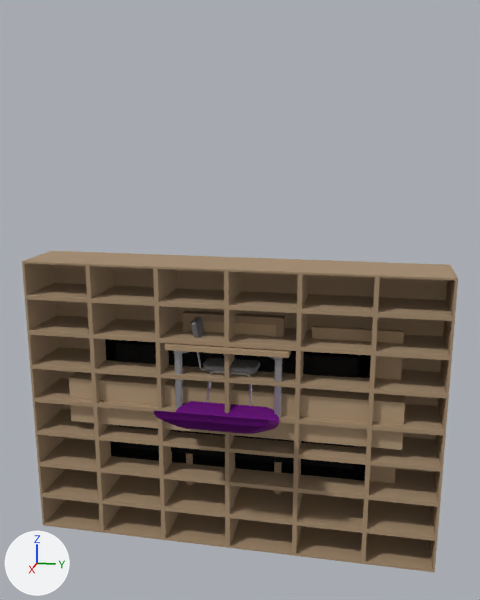
A saved change to the Blender file assets/3d/main.blend.
The view is the same before and after, from a 50 mm camera at (14.46, 3.05, 6.15) aimed at (0.47, 0.25, 2.65). Lighting does not change. The marker at lower left points along +X, +Y and +Z. The older version comes first.

Names of what the first picture shows: 'Chair Base', 'FoodBox', 'FoodBox Open', 'Glass Door', 'Outer Door', 'Skrinka', 'TV', 'TV Skrinka', 'Table', 'Wooden Door'.
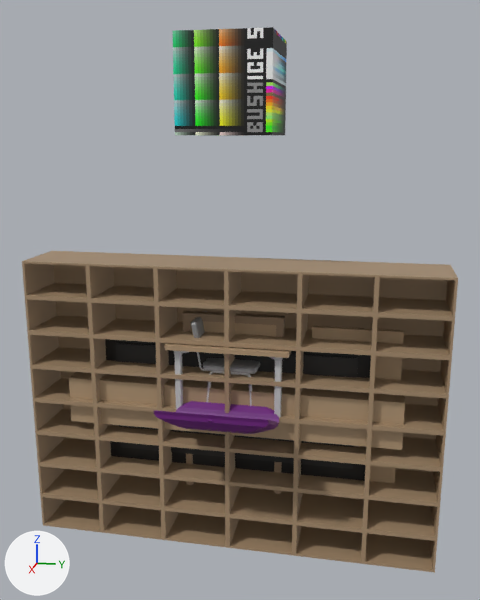
What the commit changed:
Material 'pixpal for retards' (mat_pixpal_for_retards) is new.
Its texture is img_imphenziapixpal_basecolor_png.
me_cube_004 has 16 vertices, 14 faces and spans x -0.1..0.1, y -1.18..1.18, z -2.2..2.18.
me_cube_004 no longer uses material mat_pixpal.
me_cube_004 gains material mat_pixpal_for_retards (picture img_imphenziapixpal_basecolor_png).
me_cube_005 has 334 vertices, 302 faces and spans x -0.87..0.87, y -1.4..1.4, z 0.0..1.62.
me_cube_005 no longer uses material mat_pixpal.
me_cube_005 gains material mat_pixpal_for_retards (picture img_imphenziapixpal_basecolor_png).
me_cylinder_003 has 334 vertices, 329 faces and spans x -0.63..0.63, y -0.89..0.65, z 0.0..2.11.
me_cylinder_003 no longer uses material mat_pixpal.
me_cylinder_003 gains material mat_pixpal_for_retards (picture img_imphenziapixpal_basecolor_png).
me_cube_010 has 56 vertices, 54 faces and spans x -0.08..0.12, y -3.27..3.27, z -1.79..1.72.
me_cube_010 no longer uses material mat_pixpal.
me_cube_010 gains material mat_pixpal_for_retards (picture img_imphenziapixpal_basecolor_png).
me_cube_009 has 52 vertices, 50 faces and spans x -0.55..0.55, y -3.9..3.9, z -0.55..0.55.
me_cube_009 no longer uses material mat_pixpal.
me_cube_009 gains material mat_pixpal_for_retards (picture img_imphenziapixpal_basecolor_png).
me_plane_001 has 111 vertices, 107 faces and spans x -0.83..0.83, y -1.19..1.19, z -0.51..0.27.
me_plane_001 no longer uses material mat_pixpal.
me_plane_001 gains material mat_pixpal_for_retards (picture img_imphenziapixpal_basecolor_png).
me_plane_002 has 252 vertices, 234 faces and spans x -0.83..2.34, y -1.19..1.19, z -0.51..0.69.
me_plane_002 no longer uses material mat_pixpal.
me_plane_002 gains material mat_pixpal_for_retards (picture img_imphenziapixpal_basecolor_png).
me_cube_013 has 510 vertices, 508 faces and spans x -0.74..0.74, y -4.77..4.77, z -3.38..3.38.
me_cube_013 no longer uses material mat_pixpal.
me_cube_013 gains material mat_pixpal_for_retards (picture img_imphenziapixpal_basecolor_png).
Mesh me_cube is new.
It is a box spanning x -1.0..1.0, y -1.0..1.0, z -1.0..1.0.
It uses material mat_pixpal_for_retards (picture img_imphenziapixpal_basecolor_png).
Object 'Cube' (ob_cube) is new; it shows me_cube.
Its location is (0.0, 0.0, 7.17).

What differs and where, as boxes [x1, y1, x2, y2] in the pictures (480 x 600 px):
'Cube', added
    after: [172, 27, 287, 136]
'TV', recoloured
    both: [105, 339, 371, 481]
'FoodBox Open', recoloured
    both: [154, 410, 278, 434]
'FoodBox', recoloured (lighter)
    both: [176, 401, 279, 424]
'Chair Base', recoloured
    both: [191, 317, 260, 406]
